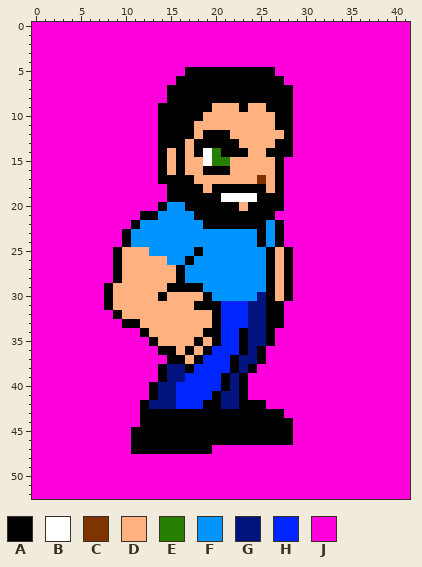
One commit to this pixel-art sprite: chars/mb2/sprites/victory_0.png. Above is the file before it was changed.
The file is 42x53 pixels.
Palette (. is transparent): A #000000  B #ffffff  C #7f3300  D #ffb27f  E #267f00  F #0094ff  G #00137f  H #0026ff  J #ff00dc
After:
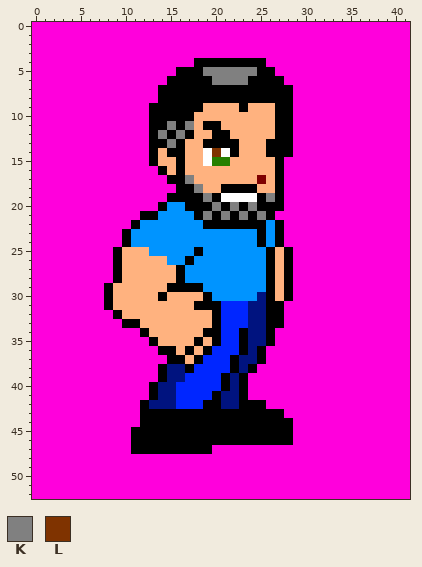
Colours new in this view: K #808080  L #7f3300
Diff:
Colour C changes from #7f3300 to #7f0000.
The edit turns colour D into colour A in row 11 at x 19 to 20; in row 12 at x 27; in row 13 at x 26; in row 14 at x 15; in row 20 at x 23.
The edit turns colour J into colour A in row 4 at x 18 to 25; in row 5 at x 16; in row 6 at x 15; in rows 7 to 8 at x 14; in rows 9 to 15 at x 13.
The edit turns colour A into colour B in row 14 at x 21.
The edit turns colour A into colour D in row 9 at x 19 and 26; in row 10 at x 18; in row 12 at x 19; in row 13 at x 18; in row 14 at x 14, 18 and 23; in row 15 at x 14.
The edit turns colour A into colour D in row 16 at x 19 to 21; in row 18 at x 20 and 25.
The edit turns colour A into colour J in row 17 at x 14; in row 18 at x 15.
The edit turns colour A into colour K in row 5 at x 19 to 24; in row 6 at x 20 to 23; in row 11 at x 15 and 17; in row 12 at x 14 and 16; in row 13 at x 15; in row 17 at x 17.
The edit turns colour A into colour K in row 18 at x 18; in row 19 at x 19 and 26; in row 20 at x 20, 22 and 24; in row 21 at x 19, 21, 23 and 25.
The edit turns colour E into colour L in row 14 at x 20.
